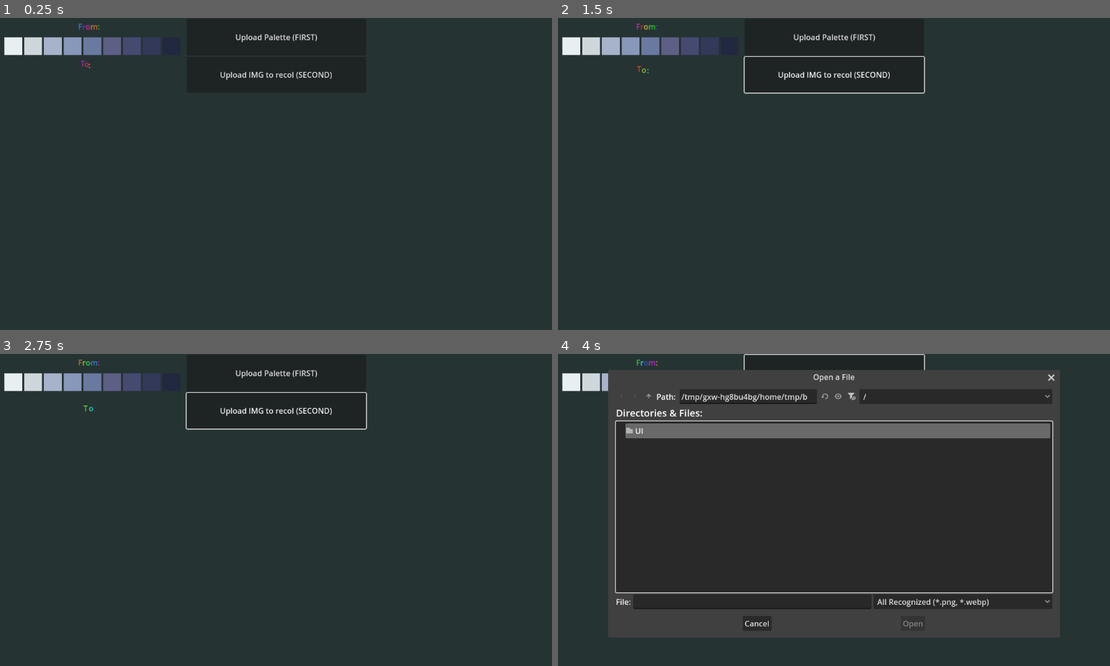
Above: before the commit, frames 1-4 (two rows, left to right).
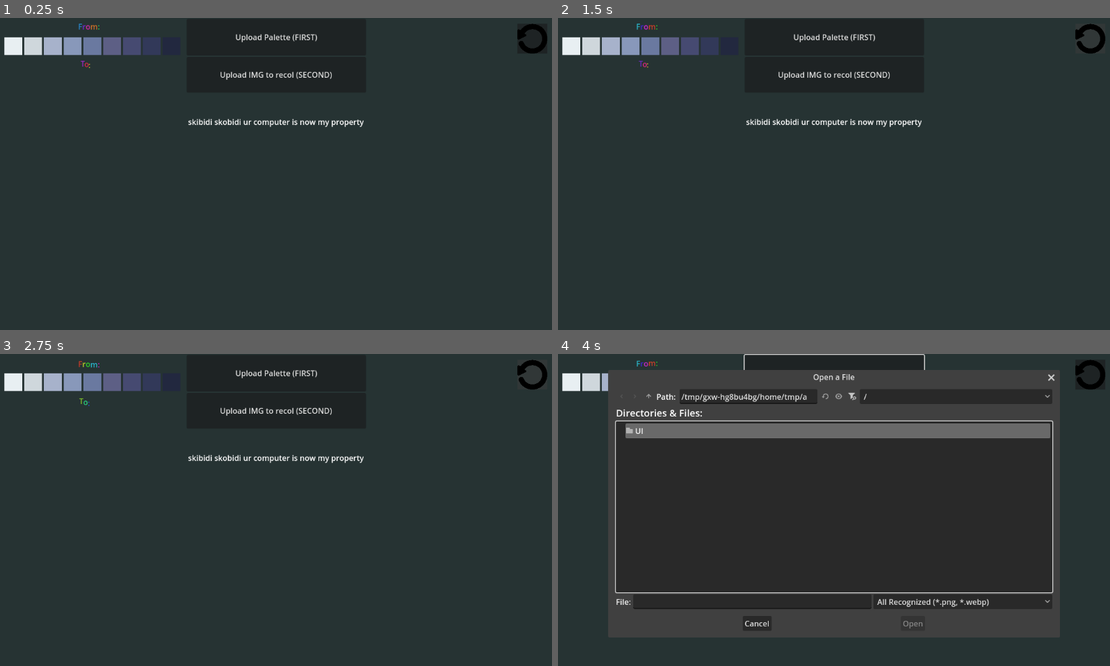
Above: after the commit, the same moments.

Repository: AnxietreeDev/Webp-Pixel-Art-Repalette-Exporter
Game: Godot game, scene res://rootScene.tscn
Same seed, same stepped clock (60 frames per second), same inputs: the game is played once before the commit and once after it.
Inputs (mouse positions are in pixels of both pictures, inside the frame that each line leads up to):
- Up to frame 1 (0.25 s): no input
- Up to frame 2 (1.5 s): click "Upload IMG to recol (SECOND)" at 0.5 s; click (1087, 39) at 1.27 s
- Up to frame 3 (2.75 s): click (529, 375) at 2.02 s
- Up to frame 4 (4 s): click (1087, 375) at 2.77 s; click "Upload Palette (FIRST)" at 3.5 s

The runs differ from the first frame. In frame 1, 0.6% of the frame differs, in the area x 34-100%, y 1-35%; in frame 2, 1.0%; in frame 3, 1.0%, in the area x 14-100%, y 1-35%; in frame 4, 0.3%.

Commit message:
Better Progress Tracking
At request c:
also dumps all your imgs into a named folder and keeps the file name now

Diff:
--- a/processIMG.gd
+++ b/processIMG.gd
@@ -44,12 +44,25 @@
 var recolTargArray: Array[String] = []
 var imgName: String = ""
 
+@export var newTextLabel : RichTextLabel
+
+func _ready():
+	createExportFolderIfNone()
+	openDialogue.current_path = folderPathString + "Repal_Exports"
+	palDialogue.current_path = folderPathString + "Repal_Exports"
+
+
+
 func createExportFolderIfNone():
 	if not DirAccess.dir_exists_absolute(folderPathString + "/Repal_Exports"):
 		DirAccess.make_dir_absolute(folderPathString + "/Repal_Exports")
 	else:
 		folderPathString = folderPathString + "/Repal_Exports"
 	pass
+
+func createRespritedObjFolderIfNone(objName: String):
+	if not DirAccess.dir_exists_absolute(folderPathString + "/" + objName):
+		DirAccess.make_dir_absolute(folderPathString + "/" + objName)
 
 func _on_button_down():
 	if(repalColorArray != []): openDialogue.popup_centered_ratio()
@@ -89,6 +102,12 @@
 		currentSegDepth = 0
 		redrawPixels()
 
+		newTextLabel.fit_content = true
+		newTextLabel.text = "Row " + str(i + 1) + " of " + str(repalColorArray.size()) + " complete"
+		if(i+1 == repalColorArray.size()): newTextLabel.text += " All done! Check your images"
+		await get_tree().create_timer(0.1).timeout
+
+
 
 func _on_file_dialog_for_pal_file_selected(path):
 	loadedPalImage = Image.new()
@@ -330,19 +349,28 @@
 	var img = Image.create_from_data(loadedImage.data.width,
 	loadedImage.data.height, false, Image.FORMAT_RGBA8, repackedArray)
 
-	var newTexNode = TextureRect.new()
-	newTexNode.texture = ImageTexture.create_from_image(img)
-	newTexNode.expand_mode = TextureRect.EXPAND_KEEP_SIZE
-	newTexNode.stretch_mode = TextureRect.STRETCH_KEEP
-	respritedIMGContainer.add_child(newTexNode)
+	#var newTexNode = TextureRect.new()
+	#newTexNode.texture = ImageTexture.create_from_image(img)
+	#newTexNode.expand_mode = TextureRect.EXPAND_KEEP_SIZE
+	#newTexNode.stretch_mode = TextureRect.STRETCH_KEEP
+
+	##SWAP this with a simple Row complete subscene and wait 1 second
+	#respritedIMGContainer.add_child(newTexNode)
 
 	currentImgExportNum += 1
 
 	var fileNameThenExtensionArray = imgName.split(".", true)
 	var imgNameWithoutExtension = fileNameThenExtensionArray[0]
 
+	createRespritedObjFolderIfNone(imgNameWithoutExtension)
+
 	var filename: String = imgNameWithoutExtension + str(currentImgExportNum) + ".webp"
-	var result_webp = img.save_webp(folderPathString +"/"+ filename,false)
+
+	var result_webp = img.save_webp(folderPathString +"/" + imgNameWithoutExtension + "/"+ filename,false)
 
 	#if( result_webp == OK): print("image ", filename, " exported OK at: ", folderPathString )
 	#else: print("export failed")
+
+
+func _on_restart_button_button_down():
+	get_tree().reload_current_scene()
--- a/rootScene.tscn
+++ b/rootScene.tscn
@@ -10,6 +10,7 @@
 [ext_resource type="Texture2D" uid="uid://dcl8vp7ui5v8e" path="res://UI/pal7.png" id="8_s4ic7"]
 [ext_resource type="Texture2D" uid="uid://bpdieyo8fvhw1" path="res://UI/pal8.png" id="9_edk3o"]
 [ext_resource type="Texture2D" uid="uid://ckdjpcgxpeixh" path="res://UI/pal9.png" id="10_u8f6x"]
+[ext_resource type="Texture2D" uid="uid://coag88fhetxol" path="res://UI/refresh.png" id="11_laywa"]
 
 [node name="SceneRootNode_Control" type="Control"]
 layout_mode = 3
@@ -29,7 +30,7 @@
 offset_bottom = 78.0
 text = "Upload Palette (FIRST)"
 
-[node name="Button" type="Button" parent="." node_paths=PackedStringArray("openDialogue", "palDialogue", "placeholderTexRect", "paletteIMGContainer", "respritedIMGContainer")]
+[node name="Button" type="Button" parent="." node_paths=PackedStringArray("openDialogue", "palDialogue", "placeholderTexRect", "paletteIMGContainer", "respritedIMGContainer", "newTextLabel")]
 layout_mode = 0
 offset_left = 391.0
 offset_top = 81.0
@@ -42,6 +43,7 @@
 placeholderTexRect = NodePath("../TextureRect")
 paletteIMGContainer = NodePath("../paletteScrollContainer/VBoxContainer")
 respritedIMGContainer = NodePath("../processedImagesScrollContainer/VBoxContainer")
+newTextLabel = NodePath("../processedImagesScrollContainer/VBoxContainer/RichTextLabel")
 
 [node name="FileDialog" type="FileDialog" parent="."]
 title = "Open a File"
@@ -91,6 +93,11 @@
 size_flags_horizontal = 0
 size_flags_vertical = 4
 
+[node name="RichTextLabel" type="RichTextLabel" parent="processedImagesScrollContainer/VBoxContainer"]
+layout_mode = 2
+text = "skibidi skobidi ur computer is now my property"
+fit_content = true
+
 [node name="TopFAKEcontainer" type="ScrollContainer" parent="."]
 layout_mode = 1
 anchors_preset = 2
@@ -185,7 +192,21 @@
 text = "[center][rainbow][tornado]To:"
 vertical_alignment = 1
 
+[node name="RestartButton" type="Button" parent="."]
+layout_mode = 1
+anchors_preset = 1
+anchor_left = 1.0
+anchor_right = 1.0
+offset_left = -75.0
+offset_top = 12.0
+offset_right = 445.0
+offset_bottom = 532.0
+grow_horizontal = 0
+scale = Vector2(0.12, 0.12)
+icon = ExtResource("11_laywa")
+
 [connection signal="button_down" from="UploadPalButton" to="Button" method="_on_upload_pal_button_button_down"]
 [connection signal="button_down" from="Button" to="Button" method="_on_button_down"]
 [connection signal="file_selected" from="FileDialog" to="Button" method="_on_file_dialog_file_selected"]
 [connection signal="file_selected" from="FileDialogForPal" to="Button" method="_on_file_dialog_for_pal_file_selected"]
+[connection signal="button_down" from="RestartButton" to="Button" method="_on_restart_button_button_down"]
Binary file added: UI/refresh.png
Not shown, added: UI/refresh.png.import
Not shown, changed: export_presets.cfg
Not shown: 1 places in rootScene.tscn that only renumber resources
